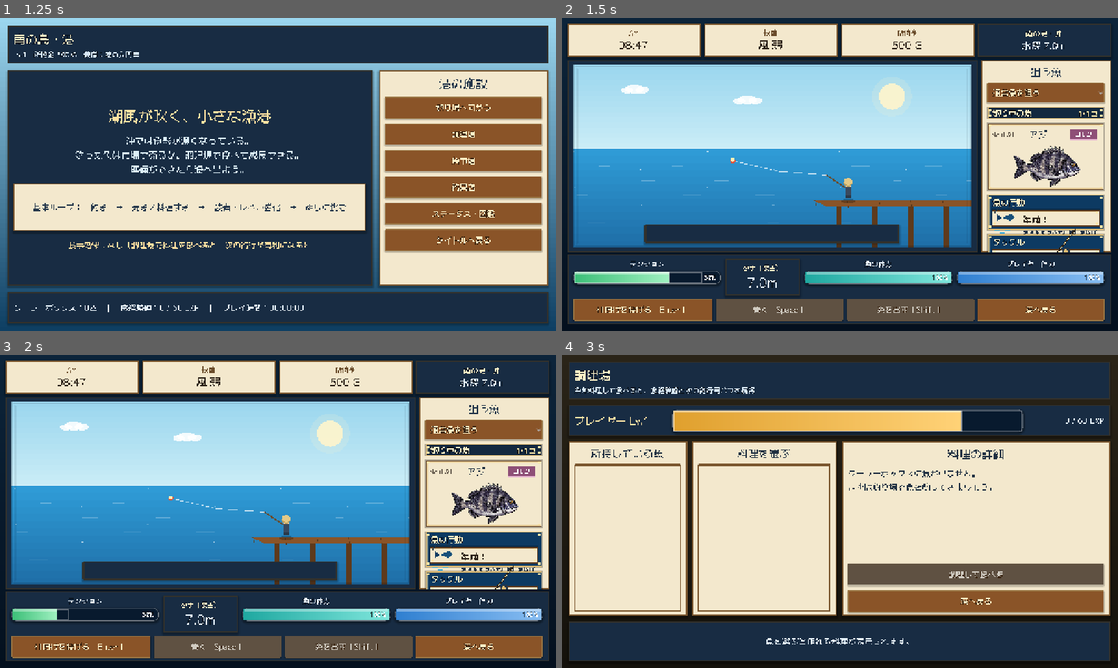
Above: before the commit, frames 1-4 (two rows, left to right).
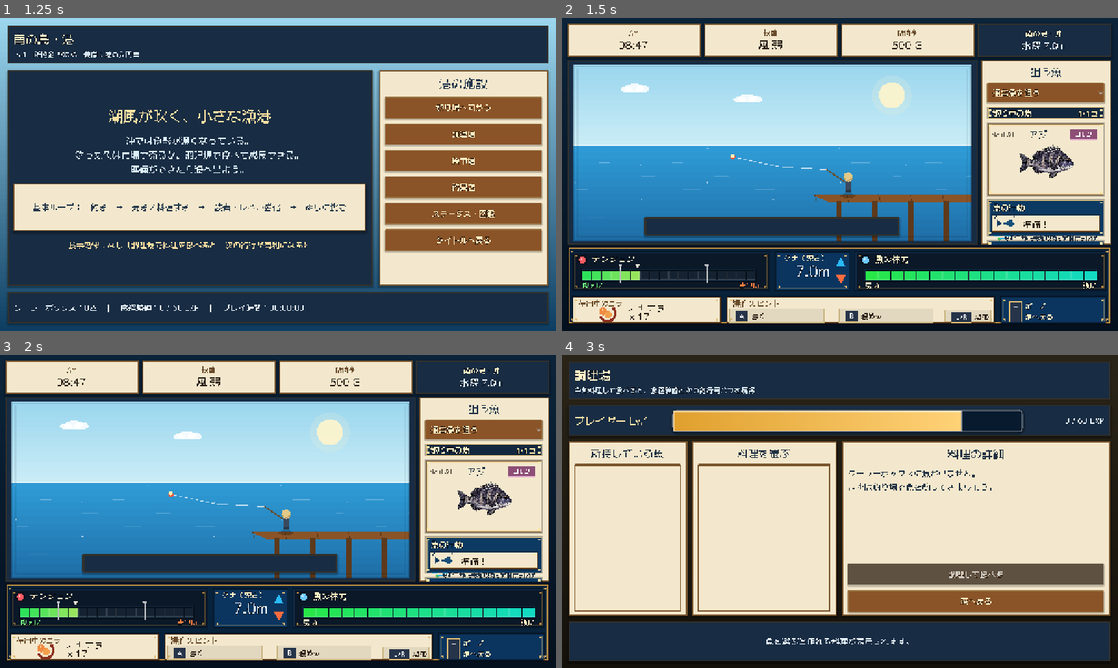
Above: after the commit, the same moments.

Repository: RYUKOU-OKUMURA/tsuri_quest_umi_mvp
Game: Godot game, scene res://scenes/main.tscn
Two runs of this game, one before a commit and one after it. Both use one fixed random seed, a clock stepped at 60 frames per second and the inputs below.
Inputs (mouse positions are in pixels of both pictures, inside the frame that each line leads up to):
- Up to frame 1 (1.25 s): click "ゲームを始める" at 0.5 s
- Up to frame 2 (1.5 s): click "釣り場へ向かう" at 1.25 s
- Up to frame 3 (2 s): no input
- Up to frame 4 (3 s): click (1040, 646) at 2 s, where only the run before the commit has a clickable "港へ戻る"; click "調理場" at 2.75 s

Frame 1 is identical in both runs. In frame 2, 29% of the frame differs, in the area x 1-99%, y 20-98%; in frame 3, 29%; in frame 4, less than 0.1%.

Commit message:
Rebuild underwater fight HUD

Diff:
--- /dev/null
+++ b/src/ui/components/fight_hud.gd
@@ -0,0 +1,266 @@
+class_name FightHud
+extends Control
+## 水中ファイト専用の下部HUD。
+# 参照画像の「一枚の操作盤」に寄せるため、ゲージ・深度・操作ヒントをまとめて描画する。
+
+signal main_action_pressed
+signal reel_changed(active: bool)
+signal give_line_changed(active: bool)
+signal harbor_pressed
+
+var simulator: FishingSimulator
+var fish_data: Dictionary = {}
+var trip_stats: Dictionary = {}
+
+var _main_rect := Rect2()
+var _reel_rect := Rect2()
+var _give_rect := Rect2()
+var _harbor_rect := Rect2()
+var _reeling := false
+var _giving := false
+
+
+func bind(value: FishingSimulator, fish: Dictionary, stats: Dictionary) -> void:
+	simulator = value
+	fish_data = fish.duplicate(true)
+	trip_stats = stats.duplicate(true)
+	queue_redraw()
+
+
+func _ready() -> void:
+	mouse_filter = Control.MOUSE_FILTER_STOP
+	custom_minimum_size = Vector2(0.0, 178.0)
+
+
+func _process(_delta: float) -> void:
+	if simulator != null:
+		queue_redraw()
+
+
+func _gui_input(event: InputEvent) -> void:
+	if not event is InputEventMouseButton:
+		return
+	var mouse := event as InputEventMouseButton
+	if mouse.button_index != MOUSE_BUTTON_LEFT:
+		return
+	var pos := mouse.position
+	if mouse.pressed:
+		if _reel_rect.has_point(pos):
+			_reeling = true
+			reel_changed.emit(true)
+			accept_event()
+		elif _give_rect.has_point(pos):
+			_giving = true
+			give_line_changed.emit(true)
+			accept_event()
+		elif _main_rect.has_point(pos):
+			main_action_pressed.emit()
+			accept_event()
+		elif _harbor_rect.has_point(pos):
+			harbor_pressed.emit()
+			accept_event()
+	else:
+		if _reeling:
+			_reeling = false
+			reel_changed.emit(false)
+			accept_event()
+		if _giving:
+			_giving = false
+			give_line_changed.emit(false)
+			accept_event()
+
+
+func _draw() -> void:
+	var font := get_theme_default_font()
+	var rect := Rect2(Vector2.ZERO, size)
+	if rect.size.x <= 0.0 or rect.size.y <= 0.0:
+		return
+
+	_draw_panel(rect, Color("#08223b"), Palette.GOLD_DEEP, Palette.GOLD)
+
+	var gap := 10.0
+	var top_h := minf(92.0, size.y * 0.54)
+	var bottom_h := size.y - top_h - gap * 2.0
+	var top := Rect2(gap, gap, size.x - gap * 2.0, top_h)
+	var bottom := Rect2(gap, top.end.y + gap, size.x - gap * 2.0, bottom_h)
+
+	var depth_w := clampf(size.x * 0.14, 150.0, 190.0)
+	var left_w := (top.size.x - depth_w - gap * 2.0) * 0.44
+	var right_w := top.size.x - depth_w - left_w - gap * 2.0
+	var tension_rect := Rect2(top.position, Vector2(left_w, top_h))
+	var depth_rect := Rect2(Vector2(tension_rect.end.x + gap, top.position.y), Vector2(depth_w, top_h))
+	var stamina_rect := Rect2(Vector2(depth_rect.end.x + gap, top.position.y), Vector2(right_w, top_h))
+
+	_draw_tension(font, tension_rect)
+	_draw_depth(font, depth_rect)
+	_draw_stamina(font, stamina_rect)
+	_draw_bottom_controls(font, bottom)
+
+
+func _draw_tension(font: Font, rect: Rect2) -> void:
+	_draw_panel(rect, Color("#0b1828"), Color("#122f4f"), Palette.GOLD_DEEP)
+	_draw_icon_badge(rect.position + Vector2(24.0, 20.0), Color("#ff5b63"))
+	_draw_text(font, "テンション", rect.position + Vector2(46.0, 25.0), 20, Palette.TEXT_BONE, 3)
+	var ratio := 0.0
+	var safe_min := 0.30
+	var safe_max := 0.74
+	if simulator != null:
+		ratio = clampf(simulator.tension / maxf(simulator.line_break_limit(), 0.01), 0.0, 1.0)
+		safe_min = simulator.safe_min()
+		safe_max = simulator.safe_max()
+	var bar := Rect2(rect.position + Vector2(24.0, 42.0), Vector2(rect.size.x - 58.0, 26.0))
+	_draw_segment_gauge(bar, ratio, safe_min, safe_max, true)
+	_draw_text(font, "ゆるい", rect.position + Vector2(24.0, rect.size.y - 8.0), 16, Color("#72f47d"), 2)
+	var tight := "きつい"
+	var tight_w := font.get_string_size(tight, HORIZONTAL_ALIGNMENT_LEFT, -1, 16).x
+	_draw_text(font, tight, rect.position + Vector2(rect.size.x - tight_w - 24.0, rect.size.y - 8.0), 16, Color("#ff823e"), 2)
+
+
+func _draw_depth(font: Font, rect: Rect2) -> void:
+	_draw_panel(rect, Color("#0b355f"), Color("#08213c"), Palette.GOLD)
+	_draw_text(font, "タナ（深さ）", rect.position + Vector2(22.0, 22.0), 17, Palette.TEXT_BONE, 3)
+	var depth := 0.0
+	if simulator != null:
+		depth = simulator.depth
+	var value := "%.1fm" % depth
+	var value_size := 34
+	var value_w := font.get_string_size(value, HORIZONTAL_ALIGNMENT_LEFT, -1, value_size).x
+	_draw_text(font, value, rect.position + Vector2((rect.size.x - value_w) * 0.5, 59.0), value_size, Color("#eaf6ff"), 4)
+	var cx := rect.position.x + rect.size.x - 22.0
+	_draw_triangle(Vector2(cx, rect.position.y + 28.0), 14.0, Color("#29baf7"), true)
+	_draw_triangle(Vector2(cx, rect.position.y + 62.0), 14.0, Color("#ff6b3e"), false)
+
+
+func _draw_stamina(font: Font, rect: Rect2) -> void:
+	_draw_panel(rect, Color("#0b1828"), Color("#122f4f"), Palette.GOLD_DEEP)
+	_draw_icon_badge(rect.position + Vector2(24.0, 20.0), Color("#6cc8ff"))
+	_draw_text(font, "魚の体力", rect.position + Vector2(46.0, 25.0), 20, Palette.TEXT_BONE, 3)
+	var ratio := 1.0
+	if simulator != null:
+		ratio = simulator.fish_stamina_ratio()
+	var bar := Rect2(rect.position + Vector2(24.0, 42.0), Vector2(rect.size.x - 48.0, 26.0))
+	_draw_segment_gauge(bar, ratio, 0.0, 1.0, false)
+	_draw_text(font, "弱い", rect.position + Vector2(24.0, rect.size.y - 8.0), 16, Color("#fff1c7"), 2)
+	var strong := "強い"
+	var strong_w := font.get_string_size(strong, HORIZONTAL_ALIGNMENT_LEFT, -1, 16).x
+	_draw_text(font, strong, rect.position + Vector2(rect.size.x - strong_w - 24.0, rect.size.y - 8.0), 16, Color("#fff1c7"), 2)
+
+
+func _draw_bottom_controls(font: Font, rect: Rect2) -> void:
+	var gap := 10.0
+	var bait_w := rect.size.x * 0.28
+	var menu_w := rect.size.x * 0.20
+	var hint_w := rect.size.x - bait_w - menu_w - gap * 2.0
+	var bait := Rect2(rect.position, Vector2(bait_w, rect.size.y))
+	var hint := Rect2(Vector2(bait.end.x + gap, rect.position.y), Vector2(hint_w, rect.size.y))
+	var menu := Rect2(Vector2(hint.end.x + gap, rect.position.y), Vector2(menu_w, rect.size.y))
+	_main_rect = bait
+	_reel_rect = Rect2(hint.position + Vector2(8.0, 30.0), Vector2(hint.size.x * 0.35, hint.size.y - 34.0))
+	_give_rect = Rect2(hint.position + Vector2(hint.size.x * 0.42, 30.0), Vector2(hint.size.x * 0.35, hint.size.y - 34.0))
+	_harbor_rect = Rect2(menu.position, menu.size)
+
+	_draw_panel(bait, Palette.PARCHMENT, Palette.WOOD_DARK, Palette.GOLD)
+	_draw_text(font, "使用中のエサ", bait.position + Vector2(16.0, 24.0), 17, Color("#6a4c2b"), 0)
+	_draw_bait_icon(bait.position + Vector2(82.0, bait.size.y * 0.62))
+	_draw_text(font, "オキアミ", bait.position + Vector2(128.0, bait.size.y * 0.58), 22, Color("#2b2117"), 0)
+	_draw_text(font, "× 17", bait.position + Vector2(132.0, bait.size.y * 0.86), 22, Color("#2b2117"), 0)
+
+	_draw_panel(hint, Palette.PARCHMENT, Palette.WOOD_DARK, Palette.GOLD)
+	_draw_text(font, "操作のヒント", hint.position + Vector2(16.0, 25.0), 18, Color("#6a4c2b"), 0)
+	_draw_key_hint(font, _reel_rect, "A", "巻く")
+	_draw_key_hint(font, _give_rect, "B", "緩める")
+	_draw_key_hint(font, Rect2(hint.position + Vector2(hint.size.x - 116.0, 32.0), Vector2(104.0, 28.0)), "L/R", "調整")
+
+	_draw_panel(menu, Color("#0b355f"), Color("#08213c"), Palette.GOLD)
+	_draw_key_row(font, menu.position + Vector2(22.0, menu.size.y * 0.42), "+", "ポーズ")
+	_draw_key_row(font, menu.position + Vector2(22.0, menu.size.y * 0.78), "-", "港へ戻る")
+
+
+func _draw_segment_gauge(rect: Rect2, ratio: float, safe_min: float, safe_max: float, warm: bool) -> void:
+	draw_rect(rect.grow(3.0), Color(0.0, 0.0, 0.0, 0.35), true)
+	draw_rect(rect, Color("#07101b"), true)
+	draw_rect(rect, Color("#0f2a43"), false, 2.0)
+	var segments := 18
+	var gap := 2.0
+	var seg_w := (rect.size.x - gap * float(segments - 1)) / float(segments)
+	for i in range(segments):
+		var start := float(i) / float(segments)
+		var filled := start < ratio
+		var color := Color("#152231")
+		if filled:
+			if warm:
+				color = Color("#2de35a").lerp(Color("#ffe45f"), clampf(start / 0.55, 0.0, 1.0))
+				color = color.lerp(Color("#f05b22"), clampf((start - 0.55) / 0.45, 0.0, 1.0))
+			else:
+				color = Color("#27e648").lerp(Color("#11d8c9"), start)
+		var seg := Rect2(rect.position + Vector2(float(i) * (seg_w + gap), 3.0), Vector2(seg_w, rect.size.y - 6.0))
+		draw_rect(seg, color, true)
+		draw_rect(seg, Color(1.0, 1.0, 1.0, 0.13), false, 1.0)
+	if warm:
+		for marker in [safe_min, safe_max, ratio]:
+			var x := rect.position.x + rect.size.x * clampf(marker, 0.0, 1.0)
+			var marker_color := Color("#fff8df") if marker == ratio else Color(1.0, 1.0, 1.0, 0.72)
+			draw_line(Vector2(x, rect.position.y - 4.0), Vector2(x, rect.end.y + 5.0), marker_color, 2.0)
+			_draw_triangle(Vector2(x, rect.position.y - 9.0), 7.0, marker_color, false)
+
+
+func _draw_panel(rect: Rect2, fill: Color, border: Color, highlight: Color) -> void:
+	draw_rect(rect, Color(0.0, 0.0, 0.0, 0.32), true)
+	var body := rect.grow(-3.0)
+	draw_rect(body, fill, true)
+	draw_rect(body, border, false, 2.0)
+	draw_rect(body.grow(-4.0), Color(highlight.r, highlight.g, highlight.b, 0.42), false, 1.0)
+	for corner in [
+		body.position + Vector2(8.0, 8.0),
+		body.position + Vector2(body.size.x - 8.0, 8.0),
+		body.position + Vector2(8.0, body.size.y - 8.0),
+		body.position + Vector2(body.size.x - 8.0, body.size.y - 8.0),
+	]:
+		draw_circle(corner, 2.2, highlight)
+
+
+func _draw_text(font: Font, text: String, baseline: Vector2, font_size: int, color: Color, outline: int) -> void:
+	if outline > 0:
+		draw_string_outline(font, baseline, text, HORIZONTAL_ALIGNMENT_LEFT, -1, font_size, outline, Color(0.0, 0.0, 0.0, 0.7))
+	draw_string(font, baseline, text, HORIZONTAL_ALIGNMENT_LEFT, -1, font_size, color)
+
+
+func _draw_icon_badge(center: Vector2, color: Color) -> void:
+	draw_circle(center, 11.0, Color(0.0, 0.0, 0.0, 0.42))
+	draw_circle(center, 8.0, color)
+	draw_circle(center + Vector2(-2.0, -2.0), 2.5, Color(1.0, 1.0, 1.0, 0.55))
+
+
+func _draw_triangle(center: Vector2, radius: float, color: Color, up: bool) -> void:
+	var sign := -1.0 if up else 1.0
+	draw_colored_polygon(
+		PackedVector2Array([
+			center + Vector2(0.0, sign * radius),
+			center + Vector2(-radius * 0.82, -sign * radius * 0.55),
+			center + Vector2(radius * 0.82, -sign * radius * 0.55),
+		]),
+		color
+	)
+
+
+func _draw_bait_icon(center: Vector2) -> void:
+	draw_arc(center, 18.0, -0.8, 2.7, 18, Color("#8d2e1e"), 6.0)
+	draw_circle(center + Vector2(-10.0, -5.0), 9.0, Color("#f08b42"))
+	draw_circle(center + Vector2(2.0, 3.0), 8.0, Color("#f3a04c"))
+	draw_circle(center + Vector2(-12.0, -8.0), 2.0, Color("#fff2ce"))
+
+
+func _draw_key_hint(font: Font, rect: Rect2, key: String, label: String) -> void:
+	draw_rect(rect, Color(0.0, 0.0, 0.0, 0.07), true)
+	draw_rect(rect, Color("#c8b27f"), false, 1.0)
+	_draw_key_row(font, rect.position + Vector2(14.0, 20.0), key, label)
+
+
+func _draw_key_row(font: Font, pos: Vector2, key: String, label: String) -> void:
+	var key_rect := Rect2(pos + Vector2(0.0, -14.0), Vector2(28.0 if key.length() <= 1 else 46.0, 24.0))
+	draw_rect(key_rect, Color("#26344a"), true)
+	draw_rect(key_rect, Palette.GOLD, false, 1.0)
+	var key_size := 15
+	var key_w := font.get_string_size(key, HORIZONTAL_ALIGNMENT_LEFT, -1, key_size).x
+	_draw_text(font, key, key_rect.position + Vector2((key_rect.size.x - key_w) * 0.5, 17.0), key_size, Color.WHITE, 1)
+	_draw_text(font, label, pos + Vector2(key_rect.size.x + 8.0, 3.0), 16, Color("#2b2117") if key != "+" and key != "-" else Palette.TEXT_BONE, 0 if key != "+" and key != "-" else 2)
--- a/src/ui/components/fight_sidebar.gd
+++ b/src/ui/components/fight_sidebar.gd
@@ -46,9 +46,9 @@
 
 	var gap := 7.0
 	var header := Rect2(0.0, 0.0, w, 30.0)
-	var action_h := clampf(h * 0.24, 84.0, 98.0)
-	var tackle_h := clampf(h * 0.18, 64.0, 78.0)
-	var fish_h := maxf(158.0, h - header.size.y - action_h - tackle_h - gap * 3.0)
+	var action_h := clampf(h * 0.22, 86.0, 102.0)
+	var tackle_h := clampf(h * 0.24, 92.0, 112.0)
+	var fish_h := maxf(170.0, h - header.size.y - action_h - tackle_h - gap * 3.0)
 	var fish_card := Rect2(0.0, header.end.y + gap, w, fish_h)
 	var action_card := Rect2(0.0, fish_card.end.y + gap, w, action_h)
 	var tackle_card := Rect2(0.0, action_card.end.y + gap, w, tackle_h)
@@ -77,15 +77,17 @@
 
 	var fish_rect := Rect2(
 		inner.position + Vector2(14.0, 34.0),
-		Vector2(inner.size.x - 28.0, maxf(112.0, rect.size.y * 0.45))
+		Vector2(inner.size.x - 28.0, maxf(92.0, rect.size.y * 0.37))
 	)
 	_draw_fish_portrait(fish_rect)
 	var divider_y := fish_rect.end.y + 6.0
 	draw_line(inner.position + Vector2(8.0, divider_y), inner.position + Vector2(inner.size.x - 8.0, divider_y), Color("#c9b486"), 1.0)
 	var estimate := (float(fish_data.get("size_min", 0.0)) + float(fish_data.get("size_max", 0.0))) * 0.5
-	_draw_text(font, "推定 %.1f cm" % estimate, inner.position + Vector2(42.0, divider_y + 30.0), 23, Color("#2b2117"), 0)
-	var lower_divider_y := minf(rect.end.y - 30.0, divider_y + 40.0)
-	draw_line(inner.position + Vector2(8.0, lower_divider_y), inner.position + Vector2(inner.size.x - 8.0, lower_divider_y), Color("#d6c299"), 1.0)
+	_draw_text(font, "推定 %.1f cm" % estimate, inner.position + Vector2(42.0, divider_y + 27.0), 23, Color("#2b2117"), 0)
+	var desc_y := divider_y + 48.0
+	draw_line(inner.position + Vector2(8.0, desc_y - 10.0), inner.position + Vector2(inner.size.x - 8.0, desc_y - 10.0), Color("#d6c299"), 1.0)
+	_draw_detail_line(font, "岩場や海藻の周りに潜む警戒心の強い魚。", inner.position + Vector2(16.0, desc_y), inner.size.x - 28.0)
+	_draw_detail_line(font, "好むエサ：オキアミ・カニ", inner.position + Vector2(16.0, desc_y + 21.0), inner.size.x - 28.0)
 
 
 
@@ -107,15 +109,16 @@
 func _draw_tackle_card(font: Font, rect: Rect2) -> void:
 	_draw_panel(rect, Color("#0d3a62"), Palette.GOLD, Palette.GOLD_BRIGHT)
 	_draw_text(font, "タックル", rect.position + Vector2(14.0, 26.0), 18, Palette.TEXT_BONE, 3)
-	var body := Rect2(rect.position + Vector2(10.0, 34.0), rect.size - Vector2(20.0, 42.0))
+	var body := Rect2(rect.position + Vector2(10.0, 32.0), rect.size - Vector2(20.0, 38.0))
 	_draw_panel(body, Palette.PARCHMENT, Palette.WOOD_DARK, Palette.GOLD)
 	var rod_name := String(trip_stats.get("rod_name", "港の入門竿"))
 	var lines: Array[String] = [
 		"ロッド：%s" % rod_name,
 		"ライン：ナイロン 3号",
+		"ハリス：フロロ 2号",
 	]
 	for i in range(lines.size()):
-		_draw_text(font, lines[i], body.position + Vector2(12.0, 27.0 + float(i) * 19.0), 14, Palette.TEXT_DARK, 0)
+		_draw_text(font, lines[i], body.position + Vector2(12.0, 22.0 + float(i) * 17.0), 13, Palette.TEXT_DARK, 0)
 	_draw_simple_rod(body.position + Vector2(body.size.x - 62.0, body.size.y - 24.0))
 
 
@@ -159,6 +162,11 @@
 func _draw_bullet(font: Font, text: String, pos: Vector2, max_width: float) -> void:
 	draw_circle(pos + Vector2(2.0, -3.0), 4.0, Color("#49c75a"))
 	_draw_wrapped(font, text, pos + Vector2(14.0, -15.0), max_width - 14.0, 13, Palette.TEXT_DARK, 1)
+
+
+func _draw_detail_line(font: Font, text: String, pos: Vector2, max_width: float) -> void:
+	draw_circle(pos + Vector2(3.0, 10.0), 4.0, Color("#49c75a"))
+	_draw_wrapped(font, text, pos + Vector2(14.0, 0.0), max_width - 14.0, 13, Palette.TEXT_DARK, 1)
 
 
 func _draw_rarity_tag(font: Font, rect: Rect2, rarity: String) -> void:
--- a/src/ui/fishing_screen.gd
+++ b/src/ui/fishing_screen.gd
@@ -1,9 +1,9 @@
 extends ScreenBase
 
 const FishingSimulatorScript = preload("res://src/core/fishing_simulator.gd")
-const GaugeBarScript = preload("res://src/ui/components/gauge_bar.gd")
 const SurfaceCastViewScript = preload("res://src/ui/components/surface_cast_view.gd")
 const FightSidebarScript = preload("res://src/ui/components/fight_sidebar.gd")
+const FightHudScript = preload("res://src/ui/components/fight_hud.gd")
 
 var _simulator: FishingSimulator
 var _trip_stats: Dictionary = {}
@@ -12,26 +12,19 @@
 
 var _target_option: OptionButton
 var _info_title_label: Label
-var _main_action_button: Button
-var _reel_button: Button
-var _give_button: Button
-var _harbor_button: Button
 var _message_panel: PanelContainer
 var _message_label: Label
 var _state_label: Label
 var _action_label: Label
 var _fish_info_label: Label
-var _tension_bar: GaugeBarScript
-var _fish_stamina_bar: GaugeBarScript
-var _player_energy_bar: GaugeBarScript
 var _distance_label: Label
 var _depth_label: Label
 var _safe_zone_label: Label
 var _view: UnderwaterView
 var _surface_view: SurfaceCastView
 var _fight_sidebar: FightSidebar
+var _fight_hud: FightHud
 var _top_depth_label: Label
-var _depth_hud_label: Label
 
 var _result_overlay: ColorRect
 var _result_title: Label
@@ -139,89 +132,18 @@
 	_fight_sidebar.size_flags_vertical = Control.SIZE_EXPAND_FILL
 	info_box.add_child(_fight_sidebar)
 
-	var hud := make_panel(true)
-	hud.custom_minimum_size = Vector2(0, 132)
-	hud.clip_contents = true
-	layout.add_child(hud)
-	var hud_box := VBoxContainer.new()
-	hud_box.size_flags_horizontal = Control.SIZE_EXPAND_FILL
-	hud_box.add_theme_constant_override("separation", 6)
-	hud.add_child(hud_box)
-
-	var gauge_row := HBoxContainer.new()
-	gauge_row.size_flags_horizontal = Control.SIZE_EXPAND_FILL
-	gauge_row.add_theme_constant_override("separation", 10)
-	hud_box.add_child(gauge_row)
-	var tension_column := _make_gauge_column("テンション", Color("#3cbf78"), Color("#9ff0c0"))
-	_tension_bar = tension_column["bar"]
-	gauge_row.add_child(tension_column["root"])
-	var depth_panel := make_panel(true)
-	depth_panel.custom_minimum_size = Vector2(172, 58)
-	gauge_row.add_child(depth_panel)
-	var depth_box := VBoxContainer.new()
-	depth_box.alignment = BoxContainer.ALIGNMENT_CENTER
-	depth_box.add_theme_constant_override("separation", 0)
-	depth_panel.add_child(depth_box)
-	var depth_title := make_label("タナ（深さ）", 15, Palette.TEXT_BONE, 2, Palette.TEXT_OUTLINE_DARK)
-	depth_title.horizontal_alignment = HORIZONTAL_ALIGNMENT_CENTER
-	depth_box.add_child(depth_title)
-	_depth_hud_label = make_label("-- m", 30, Color("#eaf6ff"), 3, Palette.TEXT_OUTLINE_DARK)
-	_depth_hud_label.horizontal_alignment = HORIZONTAL_ALIGNMENT_CENTER
-	depth_box.add_child(_depth_hud_label)
-	var fish_column := _make_gauge_column("魚の体力", Color("#1fa8a0"), Color("#7fe6dc"))
-	_fish_stamina_bar = fish_column["bar"]
-	gauge_row.add_child(fish_column["root"])
-	var energy_column := _make_gauge_column("プレイヤー体力", Color("#2f7fd0"), Color("#88bdf2"))
-	_player_energy_bar = energy_column["bar"]
-	gauge_row.add_child(energy_column["root"])
-
-	var control_row := HBoxContainer.new()
-	control_row.size_flags_horizontal = Control.SIZE_EXPAND_FILL
-	control_row.alignment = BoxContainer.ALIGNMENT_CENTER
-	control_row.add_theme_constant_override("separation", 8)
-	hud_box.add_child(control_row)
-	_main_action_button = make_button("仕掛けを投げる", _on_main_action_pressed, 0)
-	_main_action_button.size_flags_horizontal = Control.SIZE_EXPAND_FILL
-	_main_action_button.size_flags_stretch_ratio = 1.1
-	control_row.add_child(_main_action_button)
-	_reel_button = make_button("巻く［Space］", func() -> void: pass, 0)
-	_reel_button.size_flags_horizontal = Control.SIZE_EXPAND_FILL
-	_reel_button.button_down.connect(func() -> void: _simulator.set_reeling(true))
-	_reel_button.button_up.connect(func() -> void: _simulator.set_reeling(false))
-	_reel_button.mouse_exited.connect(func() -> void: _simulator.set_reeling(false))
-	control_row.add_child(_reel_button)
-	_give_button = make_button("糸を出す［Shift］", func() -> void: pass, 0)
-	_give_button.size_flags_horizontal = Control.SIZE_EXPAND_FILL
-	_give_button.button_down.connect(func() -> void: _simulator.set_giving_line(true))
-	_give_button.button_up.connect(func() -> void: _simulator.set_giving_line(false))
-	_give_button.mouse_exited.connect(func() -> void: _simulator.set_giving_line(false))
-	control_row.add_child(_give_button)
-	_harbor_button = make_button("港へ戻る", func() -> void: navigate("harbor"), 0)
-	_harbor_button.size_flags_horizontal = Control.SIZE_EXPAND_FILL
-	control_row.add_child(_harbor_button)
+	_fight_hud = FightHudScript.new()
+	_fight_hud.size_flags_horizontal = Control.SIZE_EXPAND_FILL
+	_fight_hud.custom_minimum_size = Vector2(0.0, 178.0)
+	_fight_hud.main_action_pressed.connect(_on_main_action_pressed)
+	_fight_hud.reel_changed.connect(func(active: bool) -> void: _simulator.set_reeling(active))
+	_fight_hud.give_line_changed.connect(func(active: bool) -> void: _simulator.set_giving_line(active))
+	_fight_hud.harbor_pressed.connect(func() -> void: navigate("harbor"))
+	layout.add_child(_fight_hud)
 
 	_create_result_overlay()
 	_prepare_new_attempt()
 	_update_ui()
-
-
-func _make_gauge_column(
-	title: String, fill_from: Color = Color("#3cbf78"), fill_to: Color = Color("#9ff0c0")
-) -> Dictionary:
-	var root := VBoxContainer.new()
-	root.size_flags_horizontal = Control.SIZE_EXPAND_FILL
-	root.size_flags_stretch_ratio = 1.0
-	var label := make_label(title, 16, Color("#eaf5ff"), 2, Color("#08131f"))
-	label.horizontal_alignment = HORIZONTAL_ALIGNMENT_CENTER
-	label.size_flags_horizontal = Control.SIZE_EXPAND_FILL
-	root.add_child(label)
-	var bar := GaugeBarScript.new()
-	bar.min_value = 0.0
-	bar.max_value = 100.0
-	bar.set_colors(fill_from, fill_to)
-	bar.size_flags_horizontal = Control.SIZE_EXPAND_FILL
-	root.add_child(bar)
-	return {"root": root, "bar": bar}
 
 
 func _make_fight_status_bar(_meal_text: String) -> HBoxContainer:
@@ -356,6 +278,7 @@
 	_view.bind_simulator(_simulator)
 	_surface_view.bind_simulator(_simulator)
 	_fight_sidebar.bind(_simulator, _current_fish, _trip_stats)
+	_fight_hud.bind(_simulator, _current_fish, _trip_stats)
 	# 新規挑戦時は水上ビューから（水中は淡出状態で待機）
 	_view.modulate.a = 0.0
 	_surface_view.modulate.a = 1.0
@@ -416,44 +339,13 @@
 	if _simulator == null:
 		return
 	_set_message_text(_simulator.action_message)
-	if _depth_hud_label != null:
-		_depth_hud_label.text = "%.1fm" % _simulator.depth
 	if _top_depth_label != null:
 		_top_depth_label.text = "水深 %.1fm" % _simulator.depth
-	var tension_ratio := _simulator.tension / maxf(_simulator.line_break_limit(), 0.01)
-	_tension_bar.set_ratio(clampf(tension_ratio, 0.0, 1.0))
-	_update_tension_bar_color(tension_ratio)
-	_fish_stamina_bar.set_ratio(_simulator.fish_stamina_ratio())
-	_player_energy_bar.set_ratio(_simulator.player_energy_ratio())
-
-	var fighting: bool = _simulator.state == FishingSimulator.State.FIGHT
-	_reel_button.disabled = not fighting
-	_give_button.disabled = not fighting
+
 	_target_option.disabled = _simulator.state != FishingSimulator.State.READY
 	_target_option.visible = _simulator.state == FishingSimulator.State.READY
 	if _info_title_label != null:
 		_info_title_label.visible = _simulator.state == FishingSimulator.State.READY
-	match _simulator.state:
-		FishingSimulator.State.READY:
-			_main_action_button.text = "仕掛けを投げる［Enter］"
-			_main_action_button.disabled = false
-		FishingSimulator.State.BITE:
-			_main_action_button.text = "今だ！ アワセる［E］"
-			_main_action_button.disabled = false
-		_:
-			_main_action_button.text = "ファイト中" if fighting else "魚を待っています"
-			_main_action_button.disabled = true
-
-
-func _update_tension_bar_color(tension_ratio: float) -> void:
-	if tension_ratio < _simulator.safe_min() or tension_ratio > _simulator.safe_max():
-		_tension_bar.set_colors(Color("#e0533b"), Color("#ff9a82"))
-	elif (
-		tension_ratio < _simulator.safe_min() + 0.06 or tension_ratio > _simulator.safe_max() - 0.06
-	):
-		_tension_bar.set_colors(Color("#e0a02e"), Color("#ffd277"))
-	else:
-		_tension_bar.set_colors(Color("#3cbf78"), Color("#9ff0c0"))
 
 
 func _set_message_text(message: String) -> void:
Not shown, added: src/ui/components/fight_hud.gd.uid
Not shown, changed: design-qa.md
